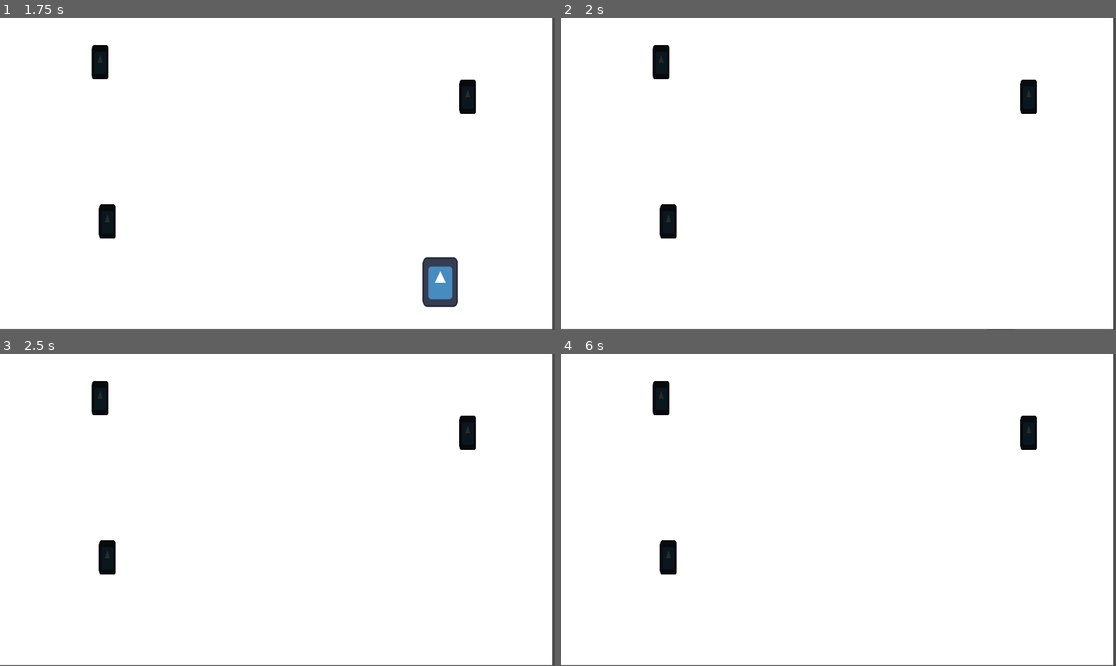
Above: before the commit, frames 1-4 (two rows, left to right).
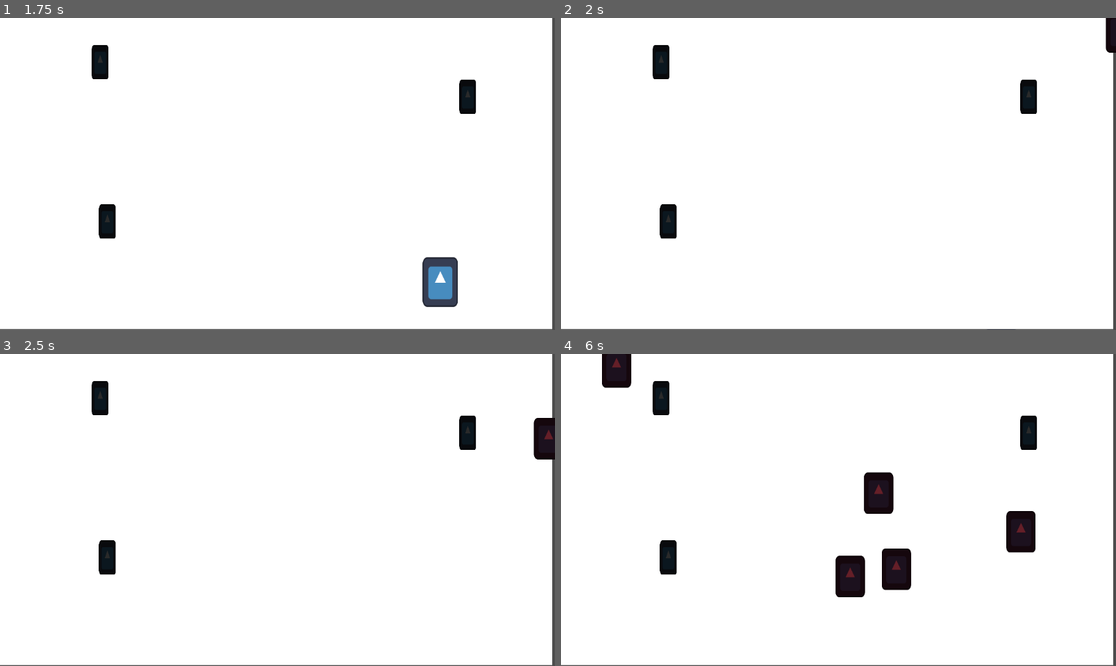
Above: after the commit, the same moments.

Repository: folktalesgaming/zombie-frenzy
Game: Godot game, scene res://Scenes/GameScene.tscn
The game is run twice, just before and just after one commit, with the same random seed, the same clock (stepped at 60 frames per second) and the same inputs. The engine's default icon, where the game draws it, is replaced by a stand-in: a white triangle on a blue panel in a dark square.
Inputs:
- Up to frame 1 (1.75 s): tap Enter at 0.5 s; hold D (move_right) 0.53-1.28 s; hold S (move_down) from 1.28 s (still down)
- Up to frame 2 (2 s): keep holding S (move_down)
- Up to frame 3 (2.5 s): release S (move_down) at 2.03 s; hold D (move_right) from 2.03 s (still down)
- Up to frame 4 (6 s): release D (move_right) at 2.78 s; hold W (move_up) 2.78-3.53 s; tap Space at 3.5 s; hold A (move_left) 3.53-5.03 s; hold S (move_down) 5.03-5.78 s; hold D (move_right) from 5.78 s (still down)

Frame 1 is identical in both runs. In frame 2, 0.2% of the frame differs, in the area x 98-100%, y 0-12%; in frame 3, 0.5%; in frame 4, 3.4%, in the area x 7-86%, y 0-78%.

Commit message:
update: update the game scene to create zombie and have game over screen

Diff:
--- a/Scenes/GameScene.tscn
+++ b/Scenes/GameScene.tscn
@@ -1,17 +1,37 @@
-[gd_scene load_steps=3 format=3 uid="uid://pgsuqh5p5dyr"]
+[gd_scene load_steps=5 format=3 uid="uid://pgsuqh5p5dyr"]
 
+[ext_resource type="Script" path="res://Scenes/gameScene.gd" id="1_fj088"]
 [ext_resource type="PackedScene" uid="uid://c1e6ihuywamad" path="res://Prefabs/Player/player.tscn" id="1_qjuyk"]
 [ext_resource type="PackedScene" uid="uid://mqnqjbm5fajh" path="res://Prefabs/Environments/Object.tscn" id="2_hiy3m"]
 
+[sub_resource type="Curve2D" id="Curve2D_r5fks"]
+_data = {
+"points": PackedVector2Array(0, 0, 0, 0, 1300, -179, 0, 0, 0, 0, 1303, 752, 0, 0, 0, 0, -164, 752, 0, 0, 0, 0, -164, -176, 0, 0, 0, 0, 1300, -179)
+}
+point_count = 5
+
 [node name="GameScene" type="Node2D"]
 y_sort_enabled = true
+script = ExtResource("1_fj088")
 
-[node name="ColorRect" type="ColorRect" parent="."]
+[node name="UI" type="CanvasLayer" parent="."]
+layer = -1
+
+[node name="ColorRect" type="ColorRect" parent="UI"]
 offset_right = 1146.0
 offset_bottom = 646.0
 
 [node name="Player" parent="." instance=ExtResource("1_qjuyk")]
 position = Vector2(464, 328)
+
+[node name="Path2D" type="Path2D" parent="Player"]
+position = Vector2(-464, -328)
+curve = SubResource("Curve2D_r5fks")
+
+[node name="ZombiePathFollow" type="PathFollow2D" parent="Player/Path2D"]
+unique_name_in_owner = true
+position = Vector2(1300, -179)
+rotation = 1.56757
 
 [node name="Object" parent="." instance=ExtResource("2_hiy3m")]
 position = Vector2(223, 458)
@@ -21,3 +41,37 @@
 
 [node name="Object3" parent="." instance=ExtResource("2_hiy3m")]
 position = Vector2(208, 127)
+
+[node name="Timer" type="Timer" parent="."]
+autostart = true
+
+[node name="GameOver" type="CanvasLayer" parent="."]
+unique_name_in_owner = true
+visible = false
+
+[node name="ColorRect" type="ColorRect" parent="GameOver"]
+anchors_preset = 15
+anchor_right = 1.0
+anchor_bottom = 1.0
+grow_horizontal = 2
+grow_vertical = 2
+color = Color(0, 0, 0, 0.843137)
+
+[node name="Label" type="Label" parent="GameOver/ColorRect"]
+layout_mode = 1
+anchors_preset = 8
+anchor_left = 0.5
+anchor_top = 0.5
+anchor_right = 0.5
+anchor_bottom = 0.5
+offset_left = -43.5
+offset_top = -11.5
+offset_right = 43.5
+offset_bottom = 11.5
+grow_horizontal = 2
+grow_vertical = 2
+theme_override_font_sizes/font_size = 64
+text = "Game Over"
+
+[connection signal="health_depleted" from="Player" to="." method="_on_player_health_depleted"]
+[connection signal="timeout" from="Timer" to="." method="_on_timer_timeout"]
--- /dev/null
+++ b/Scenes/gameScene.gd
@@ -0,0 +1,17 @@
+extends Node2D
+
+
+func spawn_zombie():
+	var new_zombie = preload("res://Prefabs/Zombies/Zombie.tscn").instantiate()
+	%ZombiePathFollow.progress_ratio = randf()
+	new_zombie.global_position = %ZombiePathFollow.global_position
+	add_child(new_zombie)
+
+
+func _on_timer_timeout():
+	spawn_zombie()
+
+
+func _on_player_health_depleted():
+	%GameOver.visible = true
+	get_tree().paused = true
